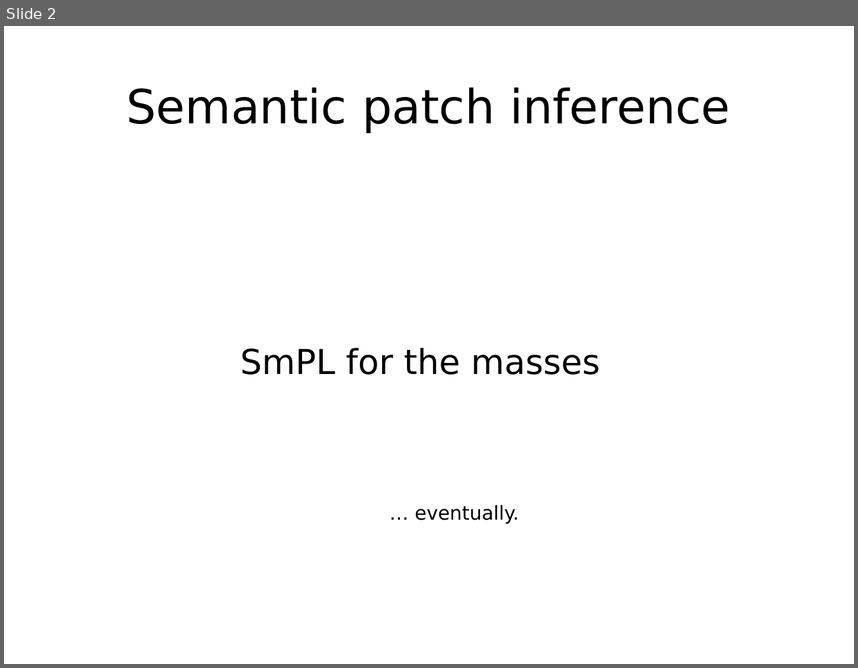
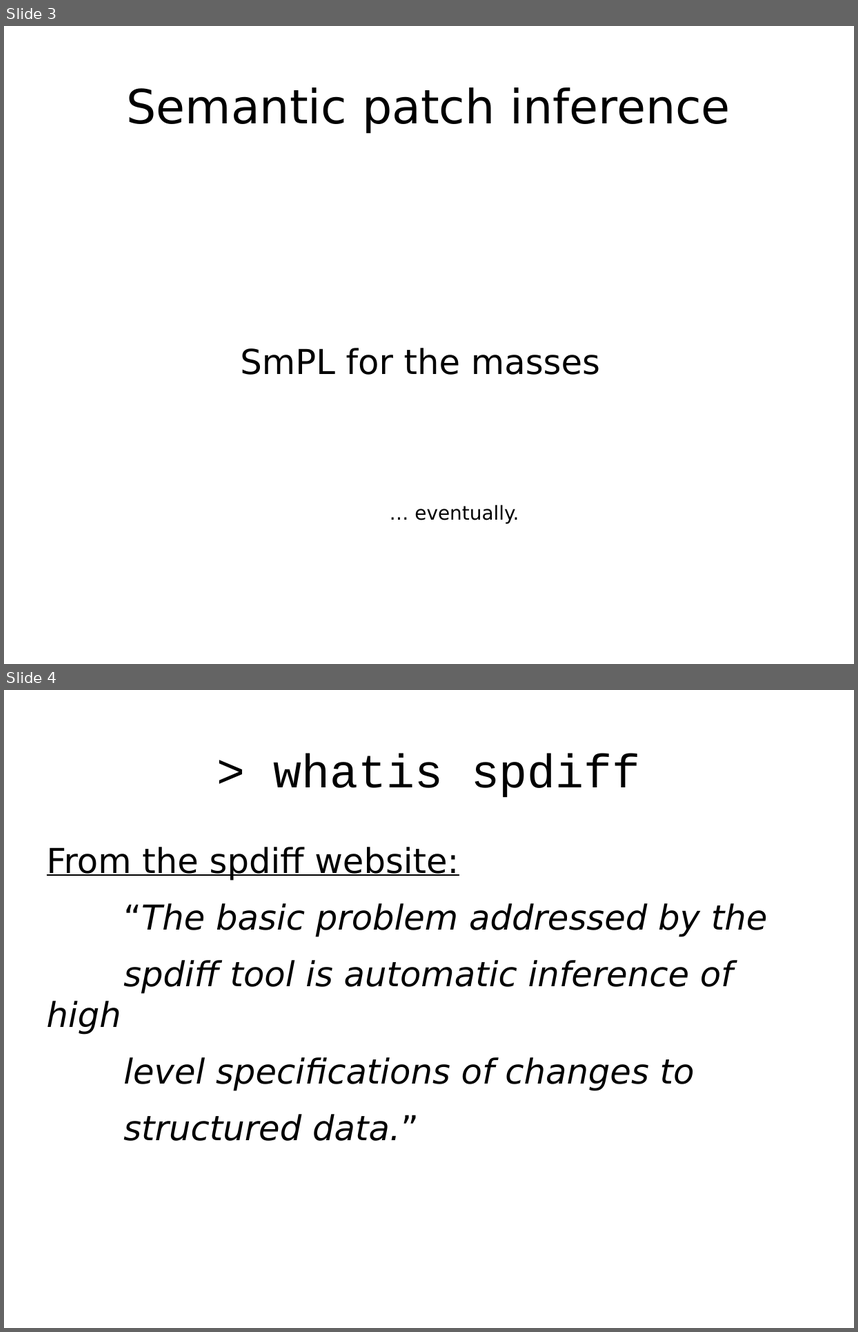
Before and after one commit to jespera/spdiff, a slide deck: demos/ASE2012/tool-teaser/teaser-talk.odp. Shown one above the other, each under a label of ours: slide 2 before the commit, slides 3 and 4 after it. The pictures are 858x668 and 858x1332 pixels, drawn with LibreOffice and Linux fonts; fonts in the diff are those of the drawing. Boxes give left, top, right and bottom in pixels: in the first picture for what was removed or moved away, otherwise in the second. Text is boxed around its words. In the diff, an @@ line names an element or a change of style, - is before the commit and + after.

Commit message:
Final version of tool-teaser-talk@ASE2012

```diff
--- a/demos/ASE2012/tool-teaser/teaser-talk.odp
+++ b/demos/ASE2012/tool-teaser/teaser-talk.odp
@@ slide 4 added at bbox=[4, 690, 854, 1328], background #FFFFFF @@
@@ title added at bbox=[273, 753, 641, 798], 44 pt, text #000000 @@
+> whatis spdiff
@@ text added at bbox=[47, 847, 768, 1141], 32 pt, text #000000, italic @@
+From the spdiff website:
+“The basic problem addressed by the
+spdiff tool is automatic inference of high
+level specifications of changes to
+structured data.”
@@ what was slide 2 is now slide 3 @@
```
Also in this commit, not shown: 1 slide changed, 3 other slides added.
